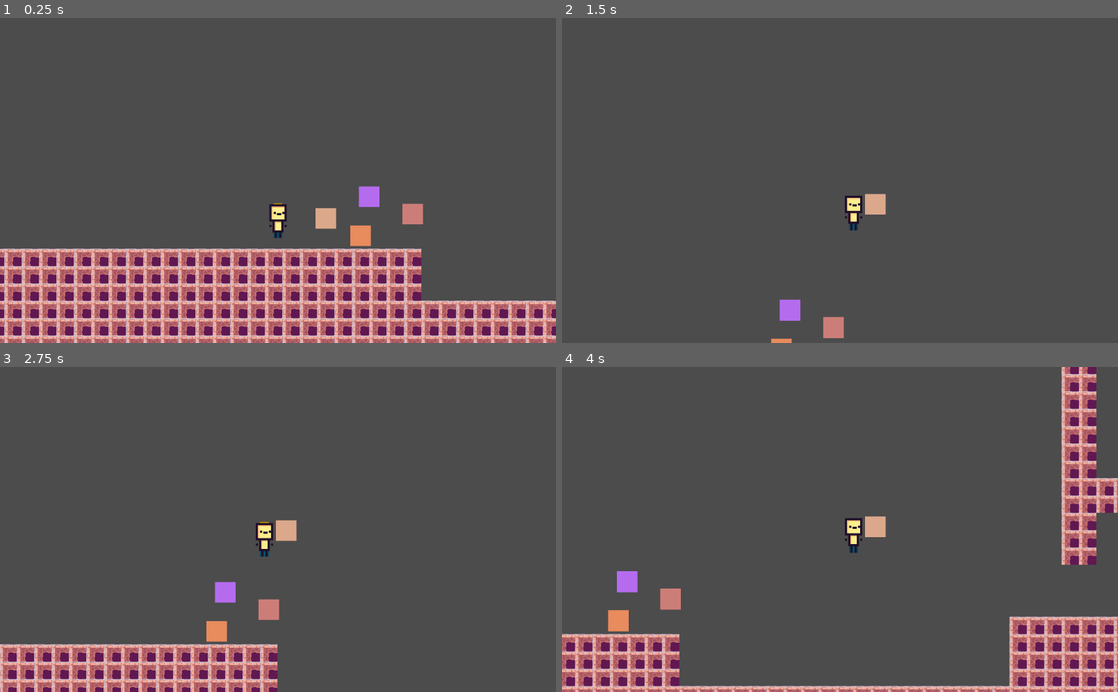
Above: before the commit, frames 1-4 (two rows, left to right).
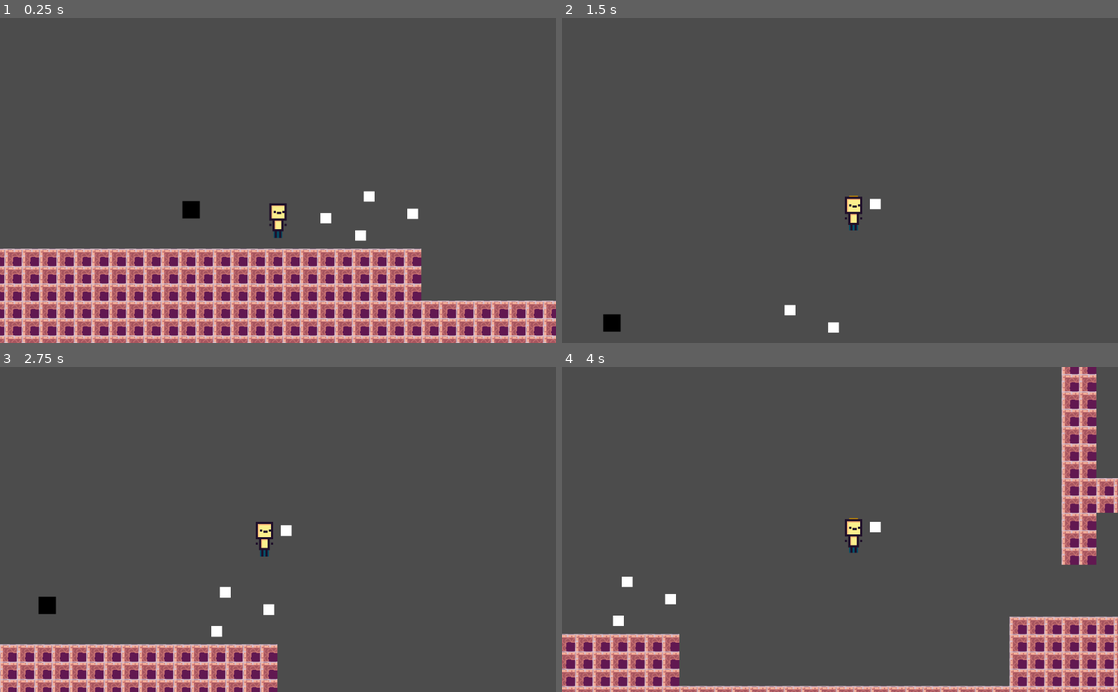
Above: after the commit, the same moments.

Repository: raulboo/gtmk-jam-game
Game: Godot game, scene res://script/prototypes/PrototypeBlock.tscn
Two runs of this game, one before a commit and one after it. Both use one fixed random seed, a clock stepped at 60 frames per second and the inputs below.
Inputs (mouse positions are in pixels of both pictures, inside the frame that each line leads up to):
- Up to frame 1 (0.25 s): no input
- Up to frame 2 (1.5 s): move the mouse to (890, 196) at 0.52 s; press the mouse at (890, 196) at 0.53 s; hold D (move_right) from 0.53 s (still down); tap Space (jump) at 0.77, 0.8, 1.07, 1.35 s; move the mouse to (878, 183) at 1.27 s; release the mouse at (878, 183) at 1.28 s
- Up to frame 3 (2.75 s): tap Space (jump) at 1.52, 1.82, 2.3 s; click (316, 532) at 1.55 s; move the mouse to (189, 516) at 2.02 s; release D (move_right) at 2.03 s; press the mouse at (189, 516) at 2.03 s; hold A (move_left) from 2.03 s (still down)
- Up to frame 4 (4 s): move the mouse to (778, 630) at 2.77 s; release A (move_left) at 2.78 s; release the mouse at (778, 630) at 2.78 s; hold D (move_right) from 2.78 s (still down); click (778, 630) at 2.85 s; tap Space (jump) at 3.02, 3.32, 3.6, 3.77 s; move the mouse to (706, 484) at 3.52 s; click (706, 484) at 3.67 s

The runs differ from the first frame. In frame 1, 1.2% of the frame differs, in the area x 32-77%, y 51-71%; in frame 2, 1.0%; in frame 3, 1.2%; in frame 4, 1.1%.

Commit message:
code cleanup / improved implementations

Diff:
--- /dev/null
+++ b/FinalPole.tscn
@@ -0,0 +1,22 @@
+[gd_scene load_steps=4 format=2]
+
+[ext_resource path="res://assets/white_placeholder.png" type="Texture" id=1]
+[ext_resource path="res://script/powerup_system/FinalPole.gd" type="Script" id=2]
+
+[sub_resource type="RectangleShape2D" id=1]
+extents = Vector2( 16, 16 )
+
+[node name="FinalPole" type="Node2D"]
+script = ExtResource( 2 )
+
+[node name="Sprite" type="Sprite" parent="."]
+modulate = Color( 0, 0, 0, 1 )
+texture = ExtResource( 1 )
+
+[node name="Area2D" type="Area2D" parent="."]
+monitorable = false
+
+[node name="CollisionShape2D" type="CollisionShape2D" parent="Area2D"]
+shape = SubResource( 1 )
+
+[connection signal="body_shape_entered" from="Area2D" to="." method="body_entered"]
--- a/Headsaw/HeadSawScenes/Level1.tscn
+++ /dev/null
@@ -1,25 +0,0 @@
-[gd_scene load_steps=4 format=2]
-
-[ext_resource path="res://Headsaw/HeadSawScenes/PlayerCamera.tscn" type="PackedScene" id=1]
-[ext_resource path="res://Headsaw/HeadSawScenes/Player.tscn" type="PackedScene" id=2]
-
-[sub_resource type="RectangleShape2D" id=1]
-extents = Vector2( 592, 10 )
-
-[node name="Level1" type="Node2D"]
-
-[node name="StaticBody2D" type="StaticBody2D" parent="."]
-position = Vector2( 520, 608 )
-
-[node name="CollisionShape2D" type="CollisionShape2D" parent="StaticBody2D"]
-shape = SubResource( 1 )
-
-[node name="PlayerCamera" parent="." instance=ExtResource( 1 )]
-
-[node name="DownRight" parent="PlayerCamera" index="1"]
-position = Vector2( 1232, 616 )
-
-[node name="Player" parent="." instance=ExtResource( 2 )]
-position = Vector2( 520, 568 )
-
-[editable path="PlayerCamera"]
--- a/Headsaw/HeadSawScenes/Player.tscn
+++ /dev/null
@@ -1,12 +0,0 @@
-[gd_scene load_steps=3 format=2]
-
-[ext_resource path="res://Headsaw/HeadSawScript/Player.gd" type="Script" id=1]
-
-[sub_resource type="RectangleShape2D" id=1]
-extents = Vector2( 8, 16 )
-
-[node name="Player" type="KinematicBody2D"]
-script = ExtResource( 1 )
-
-[node name="CollisionShape2D" type="CollisionShape2D" parent="."]
-shape = SubResource( 1 )
--- a/Headsaw/HeadSawScenes/PlayerCamera.tscn
+++ /dev/null
@@ -1,11 +0,0 @@
-[gd_scene load_steps=2 format=2]
-
-[ext_resource path="res://Headsaw/HeadSawScript/PlayerCamera.gd" type="Script" id=1]
-
-[node name="PlayerCamera" type="Camera2D"]
-current = true
-script = ExtResource( 1 )
-
-[node name="UpLeft" type="Position2D" parent="."]
-
-[node name="DownRight" type="Position2D" parent="."]
--- a/Headsaw/HeadSawScript/Player.gd
+++ /dev/null
@@ -1,19 +0,0 @@
-extends KinematicBody2D
-
-var spd = 400
-var velocity = Vector2(0.0, -1.0)
-var hsp = 0
-var vsp = 0
-
-func _get_input():
-	if Input.is_action_pressed("move_right"):
-		hsp = spd
-	elif Input.is_action_pressed("move_left"):
-		hsp = -spd
-	else:
-		hsp = 0
-func _physics_process(delta):
-	_get_input()
-	velocity.x = hsp
-	velocity.y = vsp
-	velocity = move_and_slide(velocity)
--- a/Headsaw/HeadSawScript/PlayerCamera.gd
+++ /dev/null
@@ -1,18 +0,0 @@
-extends Camera2D
-
-#ATENTION, IN THIS SCRIPT YOU MUST LET THE CAMERA
-#ON THE SAME POSITION OF THE MAIN NODE
-#OF THE SCENE OTHERWISE THE CAMERA LIMIT
-#WILL NOT WORK WAS SUPPOSED TO BE
-
-onready var target = get_parent().find_node("Player")
-onready var UpLeft = get_node("UpLeft")
-onready var DownRight = get_node("DownRight")
-func _ready():
-	limit_right = DownRight.position.x
-	limit_bottom = DownRight.position.y
-	limit_left = UpLeft.position.x
-	limit_top = UpLeft.position.y
-
-func _process(delta):
-	position = Vector2(target.position.x, target.position.y)
--- a/Scene/Level.tscn
+++ /dev/null
@@ -1,44 +0,0 @@
-[gd_scene load_steps=6 format=2]
-
-[ext_resource path="res://script/RigidBody2D.gd" type="Script" id=1]
-
-[sub_resource type="RectangleShape2D" id=1]
-extents = Vector2( 40, 40 )
-
-[sub_resource type="RectangleShape2D" id=2]
-extents = Vector2( 560, 6.92815 )
-
-[sub_resource type="RectangleShape2D" id=3]
-extents = Vector2( 48, 456 )
-
-[sub_resource type="RectangleShape2D" id=4]
-extents = Vector2( 128, 24 )
-
-[node name="Level" type="Node2D"]
-
-[node name="Block" type="RigidBody2D" parent="."]
-position = Vector2( 512, 248 )
-gravity_scale = 9.0
-can_sleep = false
-script = ExtResource( 1 )
-
-[node name="CollisionShape2D" type="CollisionShape2D" parent="Block"]
-shape = SubResource( 1 )
-
-[node name="StaticBody2D" type="StaticBody2D" parent="."]
-
-[node name="Floor" type="CollisionShape2D" parent="StaticBody2D"]
-position = Vector2( 504, 600 )
-shape = SubResource( 2 )
-
-[node name="CollisionShape2D" type="CollisionShape2D" parent="StaticBody2D"]
-position = Vector2( -48, 456 )
-shape = SubResource( 3 )
-
-[node name="CollisionShape2D2" type="CollisionShape2D" parent="StaticBody2D"]
-position = Vector2( 1072, 448 )
-shape = SubResource( 3 )
-
-[node name="CollisionShape2D3" type="CollisionShape2D" parent="StaticBody2D"]
-position = Vector2( 128, 336 )
-shape = SubResource( 4 )
--- a/project.godot
+++ b/project.godot
@@ -17,12 +17,12 @@
 "base": "KinematicBody2D",
 "class": "Player",
 "language": "GDScript",
-"path": "res://script/player/PlayerBlock.gd"
+"path": "res://script/player/PlayerMovement.gd"
 }, {
-"base": "KinematicBody2D",
+"base": "Node2D",
 "class": "PowerPiece",
 "language": "GDScript",
-"path": "res://script/levels/PowerPiece.gd"
+"path": "res://script/powerup_system/PowerPiece.gd"
 } ]
 _global_script_class_icons={
 "Level": "",
--- a/script/RigidBody2D.gd
+++ /dev/null
@@ -1,13 +0,0 @@
-extends RigidBody2D
-
-var force = Vector2(0, 0)
-func get_input():
-	if Input.is_action_just_released("Mouse_right"):
-		gravity_scale -= 4
-	if Input.is_action_just_released("Mouse_left") and gravity_scale < 0:
-		force.x = (get_global_mouse_position().x - position.x)
-		gravity_scale = 9
-
-func _physics_process(delta):
-	applied_force = force
-	get_input()
--- a/script/levels/Level.gd
+++ b/script/levels/Level.gd
@@ -4,7 +4,7 @@
 onready var original_player_position = $Player.position
 
 func _ready():
-	$Player.connect("dead", self, "_on_Player_dead")
+	$Player.connect("player_dead", self, "on_player_dead")
 
-func _on_Player_dead():
+func on_player_dead():
 	$Player.position = original_player_position
--- a/script/levels/PowerPiece.gd
+++ /dev/null
@@ -1,50 +0,0 @@
-extends KinematicBody2D
-class_name PowerPiece
-
-enum PieceType {ROPE, LEG, GRAVITY, STICK}
-export(PieceType) var enum_type
-var power_type
-var is_attached = false
-var attached_slot = -1
-var spawn_position
-
-func _ready():
-	power_type = PieceType.keys()[enum_type]
-	spawn_position = self.global_position
-
-	#TEMPORAL, REMOVE THIS!:
-	var rng = RandomNumberGenerator.new()
-	var c: Color
-	for i in 3:
-		rng.randomize()
-		c.r = rng.randf_range(0, 255)
-	self.modulate = Color(rng.randf(), rng.randf(), rng.randf(), 1)
-
-func change_parent(parent_node):
-	self.get_parent().remove_child(self)
-	parent_node.add_child(self)
-
-#algorithm that should find the place of the new piece
-func set_piece_position_based_on_amount(position, _amount):
-	var size_y = $BodyCollision.shape.get("extents").y * 2
-	#var target = Vector2(position.x, position.y - (size_y * (amount + 1)))
-	self.position = position
-
-func set_attached(index):
-	is_attached = true
-	attached_slot = index
-
-func set_de_attached():
-	self.global_position = spawn_position
-	is_attached = false
-	attached_slot = -1
-
-#temporal
-onready var player_piece_controller = get_node("/root/Level/Player/PieceController")
-func on_piece_input_event(viewport, event, shape_idx):
-	if event.is_action_pressed('mouse_left'):
-		#add piece to the player
-		if is_attached == false:
-			player_piece_controller.attach_piece(self)
-		else:
-			player_piece_controller.de_attach_piece(self)
--- a/script/levels/PowerUp.tscn
+++ b/script/levels/PowerUp.tscn
@@ -1,14 +1,11 @@
 [gd_scene load_steps=4 format=2]
 
 [ext_resource path="res://assets/white_placeholder.png" type="Texture" id=1]
-[ext_resource path="res://script/levels/PowerPiece.gd" type="Script" id=2]
+[ext_resource path="res://script/powerup_system/PowerPiece.gd" type="Script" id=2]
 
 [sub_resource type="RectangleShape2D" id=1]
 
-[node name="PowerUp" type="KinematicBody2D"]
-scale = Vector2( 2, 2 )
-collision_layer = 2
-collision_mask = 2
+[node name="PowerUp" type="Node2D"]
 script = ExtResource( 2 )
 
 [node name="Area2D" type="Area2D" parent="."]
@@ -16,9 +13,6 @@
 [node name="AreaCollision" type="CollisionShape2D" parent="Area2D"]
 shape = SubResource( 1 )
 
-[node name="BodyCollision" type="CollisionShape2D" parent="."]
-shape = SubResource( 1 )
-
 [node name="Sprite" type="Sprite" parent="."]
 scale = Vector2( 0.6, 0.6 )
 texture = ExtResource( 1 )
--- a/script/player/PieceController.gd
+++ /dev/null
@@ -1,55 +0,0 @@
-extends Node
-
-#max amount of pieces allowed
-const MAX_PIECES = 3
-
-onready var player = get_parent()
-onready var game_scene = get_node("/root/Level") #TODO: CHANGE THIS!
-var attached_pieces = [] #current player pieces are stored here
-var slot_dict = {}
-
-signal piece_attached(type)
-signal piece_de_attached(type)
-
-func _ready():
-	var piece_spawn = $PieceCenter.position
-	#hard code slots relative to the player
-	slot_dict = {
-		0: [Vector2(piece_spawn.x + 40, piece_spawn.y), false],
-		1: [Vector2(piece_spawn.x, piece_spawn.y - 40), false],
-		2: [Vector2(piece_spawn.x - 40, piece_spawn.y), false]
-	}
-
-#add a new piece to the player
-func attach_piece(piece):
-	var pieces_amount = attached_pieces.size()
-	if pieces_amount < MAX_PIECES && find_piece(piece) == false:
-		piece.change_parent(player)
-
-		var slot_index = get_avaiable_slot()
-		piece.set_piece_position_based_on_amount(slot_dict[slot_index][0], pieces_amount)
-		slot_dict[slot_index][1] = true
-		piece.set_attached(slot_index)
-
-		attached_pieces.push_back(piece)
-		emit_signal("piece_attached", piece.power_type)
-
-#removes the selected piece
-func de_attach_piece(piece):
-	if attached_pieces.find(piece) != -1:
-		slot_dict[piece.attached_slot][1] = false
-		piece.change_parent(game_scene)
-		piece.set_de_attached()
-		attached_pieces.erase(piece)
-		emit_signal("piece_de_attached", piece.power_type)
-
-func get_avaiable_slot():
-	for i in slot_dict.size():
-		if slot_dict[i][1] == false:
-			return i
-
-func find_piece(piece):
-	for a in attached_pieces:
-		if a.power_type == piece.power_type:
-			return true
-	return false
--- a/script/player/Player.tscn
+++ b/script/player/Player.tscn
@@ -1,8 +1,9 @@
-[gd_scene load_steps=18 format=2]
+[gd_scene load_steps=19 format=2]
 
-[ext_resource path="res://script/player/PlayerBlock.gd" type="Script" id=1]
-[ext_resource path="res://script/player/PieceController.gd" type="Script" id=2]
+[ext_resource path="res://script/player/PlayerMovement.gd" type="Script" id=1]
+[ext_resource path="res://script/powerup_system/PieceController.gd" type="Script" id=2]
 [ext_resource path="res://assets/character_runing_animation_2.png" type="Texture" id=3]
+[ext_resource path="res://script/powerup_system/PlayerPowerupManager.gd" type="Script" id=4]
 
 [sub_resource type="RectangleShape2D" id=1]
 extents = Vector2( 8, 32 )
@@ -73,7 +74,9 @@
 "speed": 5.0
 } ]
 
-[node name="Player" type="KinematicBody2D"]
+[node name="Player" type="KinematicBody2D" groups=[
+"Players",
+]]
 position = Vector2( 728, 512 )
 script = ExtResource( 1 )
 
@@ -118,8 +121,12 @@
 scale = Vector2( 2, 2 )
 frames = SubResource( 14 )
 animation = "idle"
-frame = 1
 playing = true
 
-[connection signal="piece_attached" from="PieceController" to="." method="on_piece_attached"]
-[connection signal="piece_de_attached" from="PieceController" to="." method="on_piece_de_attached"]
+[node name="PieceHolder" type="Node2D" parent="."]
+
+[node name="PlayerPowerupManager" type="Node" parent="."]
+script = ExtResource( 4 )
+
+[connection signal="piece_attached" from="PieceController" to="PlayerPowerupManager" method="on_piece_attached"]
+[connection signal="piece_de_attached" from="PieceController" to="PlayerPowerupManager" method="on_piece_de_attached"]
--- a/script/player/PlayerBlock.gd
+++ /dev/null
@@ -1,61 +0,0 @@
-class_name Player
-extends KinematicBody2D
-
-signal dead
-
-export(int) var gravity_acceleration = 30
-
-var is_on_click_mode = false
-
-onready var gravity_current = gravity_acceleration
-onready var acceleration := Vector2(0, 0)
-onready var velocity := Vector2(0, 0)
-
-#TODO: chedck delta multiplication
-func _physics_process(delta):
-	velocity.y += gravity_current
-
-	if is_on_floor():
-		is_on_click_mode = false
-	#if Input.is_action_just_released("Mouse_right"):
-		#gravity_scale -= 4
-	if is_on_click_mode:# and gravity_scale < 0:
-		if Input.is_action_pressed("mouse_left"):
-			acceleration = (get_global_mouse_position() - self.global_position)/10
-			velocity.y -= gravity_current
-		else:
-			acceleration = Vector2(0, 0)
-		#gravity_current = 0
-		#gravity_scale = 9
-	else:
-		acceleration = Vector2(0, 0)
-
-		velocity.x = ((- int(Input.is_action_pressed("move_left"))
-				+ int(Input.is_action_pressed("move_right"))) * 300)
-
-		if Input.is_action_just_pressed("jump") and is_on_floor():
-			velocity.y -= 1000
-
-
-	velocity += acceleration
-	velocity = move_and_slide(velocity, Vector2(0, -1))
-
-	for i in get_slide_count():
-		var object = get_slide_collision(i).collider
-		if object.is_in_group("hostile"):
-			self.die()
-
-func die():
-	emit_signal("dead")
-
-
-func on_piece_attached(type):
-	match type:
-		"LEG":
-			print("AAAAAAAAAAAAAAAAAA")
-
-	print("attached ", type)
-
-
-func on_piece_de_attached(type):
-	print("de_attached ", type)
--- /dev/null
+++ b/script/player/PlayerMovement.gd
@@ -0,0 +1,54 @@
+extends KinematicBody2D
+class_name Player
+
+signal player_dead
+
+export(int) var gravity_acceleration = 30
+export(float) var jump_force = 1000
+export(float) var lateral_speed = 300
+
+var gravity_current = gravity_acceleration
+var acceleration = Vector2(0, 0)
+var velocity = Vector2(0, 0)
+
+#TODO: check delta multiplication
+func _physics_process(_delta):
+	velocity.y += gravity_current
+
+	#Raz: Raul idk what is this for, so I just commented it, the player moves anyways, you can uncomment if you want:
+									# if is_on_floor():
+									# 	is_on_click_mode = false
+									# #if Input.is_action_just_released("Mouse_right"):
+									# 	#gravity_scale -= 4
+									# if is_on_click_mode:# and gravity_scale < 0:
+									# 	if Input.is_action_pressed("mouse_left"):
+									# 		acceleration = (get_global_mouse_position() - self.global_position)/10
+									# 		velocity.y -= gravity_current
+									# 	else:
+									# 		acceleration = Vector2(0, 0)
+									# 	#gravity_current = 0
+									# 	#gravity_scale = 9
+									# else:
+
+	acceleration = Vector2.ZERO
+
+	velocity.x = ((- int(Input.is_action_pressed("move_left"))
+			+ int(Input.is_action_pressed("move_right"))) * lateral_speed)
+
+	if Input.is_action_just_pressed("jump") and is_on_floor():
+		velocity.y -= jump_force
+
+
+	velocity += acceleration
+	velocity = move_and_slide(velocity, Vector2.UP)
+	check_hostile_collisions()
+
+
+func check_hostile_collisions():
+	for i in get_slide_count():
+		var object = get_slide_collision(i).collider
+		if object.is_in_group("hostile"):
+			self.die()
+
+func die():
+	emit_signal("player_dead")
--- /dev/null
+++ b/script/powerup_system/FinalPole.gd
@@ -0,0 +1,18 @@
+extends Node2D
+
+#called when the player reaches the end
+signal reached_end(pieces)
+
+func body_entered(_body_id, body, _body_shape, _local_shape):
+	if body.is_in_group("Players"):
+		transfer_pieces(body)
+
+func transfer_pieces(player):
+	var piece_controller = player.get_node("PieceController")
+	var pieces_count = piece_controller.attached_pieces.size()
+
+	for piece in piece_controller.attached_pieces:
+		piece.is_active = false
+
+	emit_signal("reached_end", pieces_count)
+	print("reached end with ", pieces_count, " pieces")
--- /dev/null
+++ b/script/powerup_system/FinalPole.tscn
@@ -0,0 +1,22 @@
+[gd_scene load_steps=4 format=2]
+
+[ext_resource path="res://assets/white_placeholder.png" type="Texture" id=1]
+[ext_resource path="res://script/prototypes/FinalPole.gd" type="Script" id=2]
+
+[sub_resource type="RectangleShape2D" id=1]
+extents = Vector2( 16, 16 )
+
+[node name="FinalPole" type="Node2D"]
+script = ExtResource( 2 )
+
+[node name="Sprite" type="Sprite" parent="."]
+modulate = Color( 0, 0, 0, 1 )
+texture = ExtResource( 1 )
+
+[node name="Area2D" type="Area2D" parent="."]
+monitorable = false
+
+[node name="CollisionShape2D" type="CollisionShape2D" parent="Area2D"]
+shape = SubResource( 1 )
+
+[connection signal="body_shape_entered" from="Area2D" to="." method="body_entered"]
--- /dev/null
+++ b/script/powerup_system/PieceController.gd
@@ -0,0 +1,71 @@
+extends Node
+
+#max amount of pieces allowed
+const MAX_PIECES = 3
+
+onready var player = get_parent()
+onready var game_scene = get_node("/root/Level") #TODO: keep an eye on this
+export(float) var sprite_piece_size = 40
+
+var attached_pieces = [] #current player pieces are stored here
+var slot_dict = {} #hard coded piece positions are stored inside
+
+signal piece_attached(type_string)
+signal piece_de_attached(type_string)
+
+func _ready():
+	var piece_spawn = $PieceCenter.position
+	#hard code slots relative to the player
+	slot_dict = {
+		0: [Vector2(piece_spawn.x + sprite_piece_size, piece_spawn.y), false],
+		1: [Vector2(piece_spawn.x, piece_spawn.y - sprite_piece_size), false],
+		2: [Vector2(piece_spawn.x - sprite_piece_size, piece_spawn.y), false]
+	}
+
+#add a new piece to the player
+func attach_piece(piece):
+	var pieces_amount = attached_pieces.size()
+	if pieces_amount < MAX_PIECES && find_piece(piece) == false:
+		piece.change_parent(player.get_node("PieceHolder"))
+
+		var slot_index = get_avaiable_slot()
+		piece.set_piece_position(slot_dict[slot_index][0])
+		slot_dict[slot_index][1] = true
+		piece.set_attached(slot_index)
+
+		attached_pieces.push_back(piece)
+		emit_signal("piece_attached", piece.power_type)
+
+#removes the selected piece
+func de_attach_piece(piece):
+	if attached_pieces.find(piece) != -1:
+		slot_dict[piece.attached_slot][1] = false
+		piece.change_parent(game_scene)
+		piece.set_de_attached()
+		attached_pieces.erase(piece)
+		emit_signal("piece_de_attached", piece.power_type)
+
+#search and removes the 'name' piece
+func de_attach_piece_string(name: String):
+	for piece in attached_pieces:
+		if piece.power_type == name:
+			de_attach_piece(piece)
+			return
+
+func de_attach_and_move(piece, pos):
+	de_attach_piece(piece)
+	piece.move_to(pos)
+
+#returns the index of an available slot, if there are no slots available it returns -1
+func get_avaiable_slot():
+	for i in slot_dict.size():
+		if slot_dict[i][1] == false:
+			return i
+	return -1
+
+#returns true if piece exists in the current arary
+func find_piece(piece):
+	for a in attached_pieces:
+		if a.power_type == piece.power_type:
+			return true
+	return false
--- /dev/null
+++ b/script/powerup_system/PlayerPowerupManager.gd
@@ -0,0 +1,10 @@
+extends Node
+
+onready var piece_controller = $"../PieceController"
+onready var player_kinematic = $"../../Player"
+
+func on_piece_attached(type_string):
+	pass
+
+func on_piece_de_attached(type_string):
+	pass
--- /dev/null
+++ b/script/powerup_system/PowerPiece.gd
@@ -0,0 +1,48 @@
+extends Node2D
+class_name PowerPiece
+
+enum PieceType {ROPE, LEG, GRAVITY, STICK}
+export(PieceType) var enum_type
+var power_type
+var spawn_position
+var is_attached = false
+var attached_slot = -1
+var is_active = true
+onready var size = $Area2D/AreaCollision.shape.get("extents") * 2
+
+func _ready():
+	power_type = PieceType.keys()[enum_type]
+	spawn_position = self.global_position
+
+#change this piece parent (probably call with deffer_call)
+func change_parent(parent_node):
+	self.get_parent().remove_child(self)
+	parent_node.add_child(self)
+
+#algorithm that should find the place of the new piece
+func set_piece_position(position):
+	#var target = Vector2(position.x, position.y - (size_y * (amount + 1)))
+	self.position = position
+
+#change global position of this piece
+func move_to (pos):
+	self.global_position = pos
+
+func set_attached(index):
+	is_attached = true
+	attached_slot = index
+
+func set_de_attached():
+	is_attached = false
+	attached_slot = -1
+
+#temporal
+onready var player_piece_controller = get_node("/root/Level/Player/PieceController")
+func on_piece_input_event(_viewport, event, _shape_idx):
+	if event.is_action_pressed('mouse_left'):
+		#add piece to the player
+		if is_attached == false:
+			player_piece_controller.attach_piece(self)
+		else:
+			player_piece_controller.de_attach_piece(self)
+			self.move_to(spawn_position)
--- a/script/prototypes/Piece.gd
+++ /dev/null
@@ -1,16 +0,0 @@
-extends StaticBody2D
-
-enum Pieces {ROPE, LEG, GRAVITY, STICK}
-
-export(Pieces) var type
-
-onready var velocity : Vector2
-
-func fit_in_character():
-	self.hide()
-	$CollisionShape2D.disabled = true
-
-
-func respawn():
-	self.show()
-	$CollisionShape2D.disabled = false
--- a/script/prototypes/PrototypeBlock.tscn
+++ b/script/prototypes/PrototypeBlock.tscn
@@ -1,6 +1,7 @@
-[gd_scene load_steps=6 format=2]
+[gd_scene load_steps=7 format=2]
 
 [ext_resource path="res://script/player/Player.tscn" type="PackedScene" id=1]
+[ext_resource path="res://FinalPole.tscn" type="PackedScene" id=2]
 [ext_resource path="res://script/levels/PowerUp.tscn" type="PackedScene" id=3]
 [ext_resource path="res://assets/box-tilemap/tileset_box-tilemap.tres" type="TileSet" id=5]
 [ext_resource path="res://script/levels/Level.gd" type="Script" id=6]
@@ -44,3 +45,6 @@
 [node name="PowerUp4" parent="." instance=ExtResource( 3 )]
 position = Vector2( 896, 512 )
 enum_type = 1
+
+[node name="FinalPole" parent="." instance=ExtResource( 2 )]
+position = Vector2( 568, 536 )
Not shown, removed: exports/prototype-rail/favicon.png.import
Not shown, removed: exports/prototype-rail/index.png.import
Not shown, removed: exports/.gitignore
Not shown, removed: exports/prototype-rail/favicon.png
Not shown, removed: exports/prototype-rail/index.pck
Not shown, removed: exports/prototype-rail/index.png
Not shown, changed: exports/prototype-rail/index.wasm
